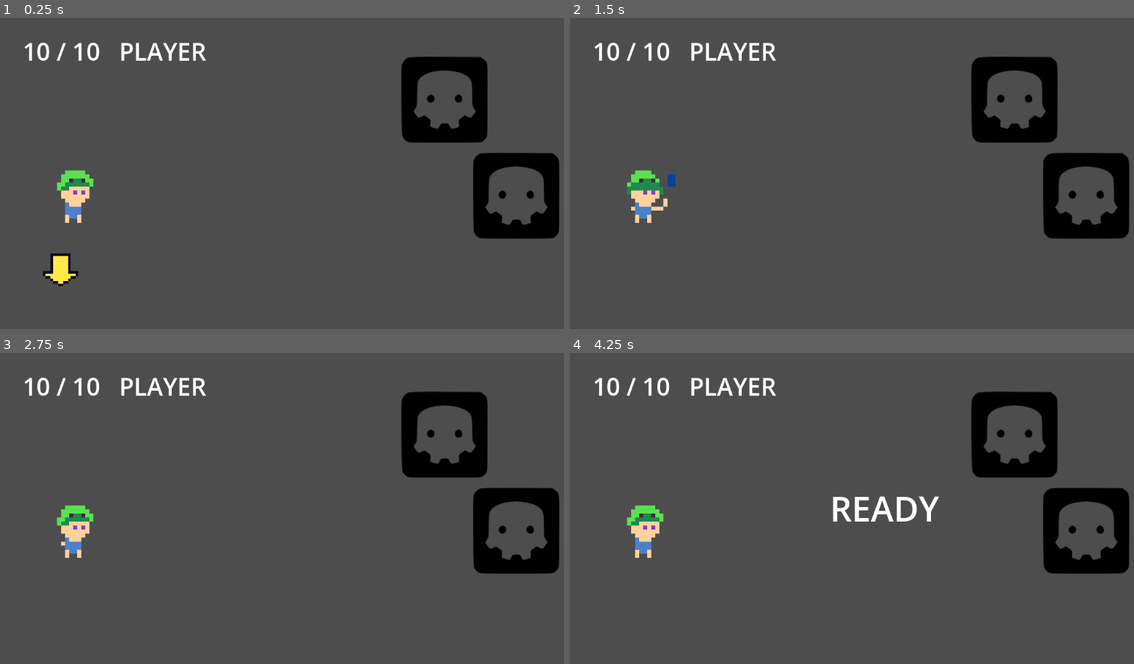
Above: before the commit, frames 1-4 (two rows, left to right).
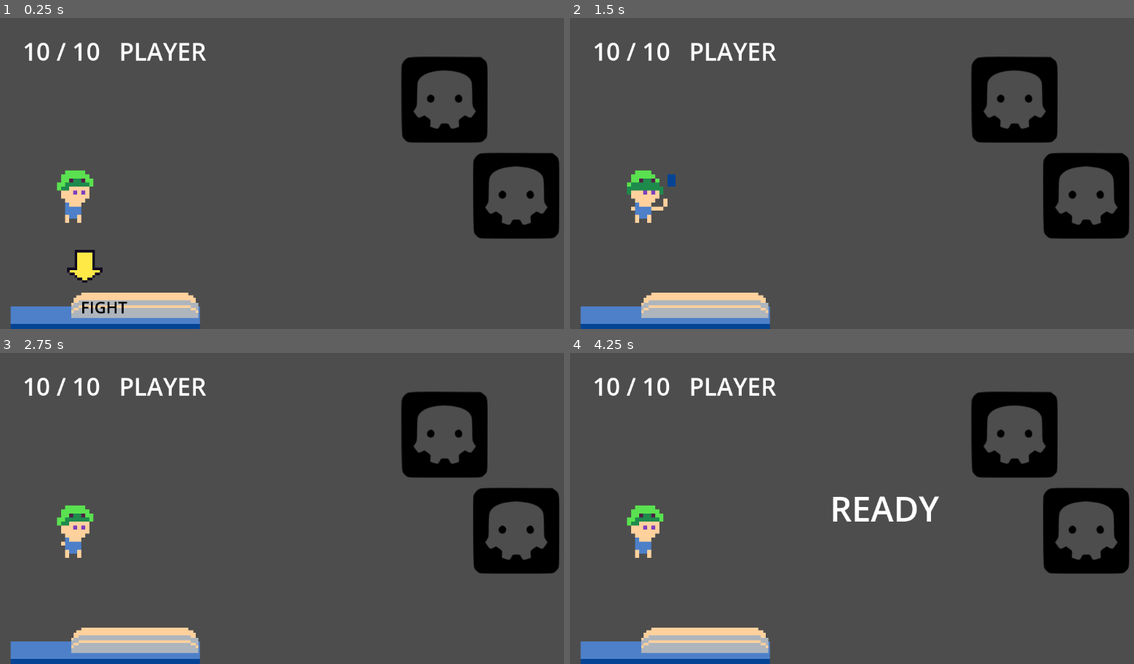
Above: after the commit, the same moments.

Repository: etherware-novice/timejam
Game: Godot game, scene res://scenes/battle_scene.tscn
Two runs of this game, one before a commit and one after it. Both use one fixed random seed, a clock stepped at 60 frames per second and the inputs below. The project has no main scene, so this scene is started directly.
Inputs:
- Up to frame 1 (0.25 s): no input
- Up to frame 2 (1.5 s): tap Enter (ui_accept) at 0.5, 0.77 s; hold Right (ui_right) 0.53-1.28 s; hold Down (ui_down) from 1.28 s (still down)
- Up to frame 3 (2.75 s): tap Enter (ui_accept) at 1.52 s; release Down (ui_down) at 2.03 s; hold Right (ui_right) from 2.03 s (still down)
- Up to frame 4 (4.25 s): release Right (ui_right) at 2.78 s; hold Up (ui_up) 2.78-3.53 s; tap Enter (ui_accept) at 3.02, 3.77 s; hold Left (ui_left) from 3.53 s (still down)

The runs differ from the first frame. In frame 1, 4.2% of the frame differs, in the area x 1-36%, y 74-100%; in frame 2, 3.4%; in frame 3, 3.4%; in frame 4, 3.4%.

Commit message:
menu flipper

Diff:
--- a/scenes/battle_scene.tscn
+++ b/scenes/battle_scene.tscn
@@ -7,6 +7,8 @@
 [ext_resource type="Texture2D" uid="uid://cgwu708v8w0c5" path="res://art/select.png" id="3_ohcfm"]
 [ext_resource type="Script" path="res://scripts/paddle.gd" id="5_owl22"]
 [ext_resource type="Script" path="res://scripts/VHSLine.gd" id="7_uvvar"]
+[ext_resource type="Texture2D" uid="uid://bv3nt2haiij2r" path="res://art/vhsControlBase.png" id="8_ctbdd"]
+[ext_resource type="Texture2D" uid="uid://diy4df1bd78dt" path="res://art/vhsControl.png" id="9_tstum"]
 
 [sub_resource type="AtlasTexture" id="AtlasTexture_gw37v"]
 atlas = ExtResource("2_10alu")
@@ -173,6 +175,89 @@
 [sub_resource type="RectangleShape2D" id="RectangleShape2D_b3dyt"]
 size = Vector2(32, 32.3183)
 
+[sub_resource type="AtlasTexture" id="AtlasTexture_qdy6v"]
+atlas = ExtResource("9_tstum")
+region = Rect2(0, 0, 64, 48)
+
+[sub_resource type="AtlasTexture" id="AtlasTexture_2bxqf"]
+atlas = ExtResource("9_tstum")
+region = Rect2(64, 0, 64, 48)
+
+[sub_resource type="AtlasTexture" id="AtlasTexture_vr6ac"]
+atlas = ExtResource("9_tstum")
+region = Rect2(128, 0, 64, 48)
+
+[sub_resource type="AtlasTexture" id="AtlasTexture_gkmmq"]
+atlas = ExtResource("9_tstum")
+region = Rect2(192, 0, 64, 48)
+
+[sub_resource type="AtlasTexture" id="AtlasTexture_aagm6"]
+atlas = ExtResource("9_tstum")
+region = Rect2(256, 0, 64, 48)
+
+[sub_resource type="AtlasTexture" id="AtlasTexture_flfex"]
+atlas = ExtResource("9_tstum")
+region = Rect2(0, 48, 64, 48)
+
+[sub_resource type="AtlasTexture" id="AtlasTexture_8aye7"]
+atlas = ExtResource("9_tstum")
+region = Rect2(64, 48, 64, 48)
+
+[sub_resource type="AtlasTexture" id="AtlasTexture_whnj5"]
+atlas = ExtResource("9_tstum")
+region = Rect2(128, 48, 64, 48)
+
+[sub_resource type="AtlasTexture" id="AtlasTexture_wyufy"]
+atlas = ExtResource("9_tstum")
+region = Rect2(192, 48, 64, 48)
+
+[sub_resource type="AtlasTexture" id="AtlasTexture_4h3cq"]
+atlas = ExtResource("9_tstum")
+region = Rect2(256, 48, 64, 48)
+
+[sub_resource type="SpriteFrames" id="SpriteFrames_s7vu2"]
+animations = [{
+"frames": [{
+"duration": 1.0,
+"texture": SubResource("AtlasTexture_qdy6v")
+}, {
+"duration": 1.0,
+"texture": SubResource("AtlasTexture_2bxqf")
+}, {
+"duration": 1.0,
+"texture": SubResource("AtlasTexture_vr6ac")
+}, {
+"duration": 1.0,
+"texture": SubResource("AtlasTexture_gkmmq")
+}, {
+"duration": 1.0,
+"texture": SubResource("AtlasTexture_aagm6")
+}],
+"loop": false,
+"name": &"flip",
+"speed": 5.0
+}, {
+"frames": [{
+"duration": 1.0,
+"texture": SubResource("AtlasTexture_flfex")
+}, {
+"duration": 1.0,
+"texture": SubResource("AtlasTexture_8aye7")
+}, {
+"duration": 1.0,
+"texture": SubResource("AtlasTexture_whnj5")
+}, {
+"duration": 1.0,
+"texture": SubResource("AtlasTexture_wyufy")
+}, {
+"duration": 1.0,
+"texture": SubResource("AtlasTexture_4h3cq")
+}],
+"loop": false,
+"name": &"flipDown",
+"speed": 5.0
+}]
+
 [node name="battleScene" type="Node2D"]
 script = ExtResource("1_kamkq")
 
@@ -233,10 +318,16 @@
 sprite_frames = SubResource("SpriteFrames_fu60n")
 
 [node name="main1" type="Marker2D" parent="."]
-position = Vector2(-456, 254)
+position = Vector2(-408, 247)
 
 [node name="main2" type="Marker2D" parent="."]
-position = Vector2(-347, 252)
+position = Vector2(-342, 248)
+
+[node name="main3" type="Marker2D" parent="."]
+position = Vector2(-276, 248)
+
+[node name="main4" type="Marker2D" parent="."]
+position = Vector2(-219, 248)
 
 [node name="paddlectrl" type="Node2D" parent="."]
 position = Vector2(-326, -284)
@@ -284,7 +375,8 @@
 theme_override_font_sizes/font_size = 68
 text = "READY
 "
-visible_ratio = -0.166667
+visible_characters = 0
+visible_ratio = 0.0
 
 [node name="VHSLine" type="Node2D" parent="."]
 script = ExtResource("7_uvvar")
@@ -302,8 +394,35 @@
 wait_time = 3.0
 one_shot = true
 
+[node name="VHSControl" type="TextureRect" parent="."]
+texture_filter = 1
+offset_left = -583.0
+offset_top = 152.0
+offset_right = -131.0
+offset_bottom = 491.0
+texture = ExtResource("8_ctbdd")
+
+[node name="flipper" type="AnimatedSprite2D" parent="VHSControl"]
+position = Vector2(279, 165)
+scale = Vector2(5.03125, 5.03125)
+sprite_frames = SubResource("SpriteFrames_s7vu2")
+animation = &"flipDown"
+
+[node name="flipperText" type="Label" parent="VHSControl"]
+texture_filter = 4
+layout_mode = 0
+offset_left = 167.0
+offset_top = 106.0
+offset_right = 373.0
+offset_bottom = 154.0
+theme_override_colors/font_color = Color(0, 0, 0, 1)
+theme_override_font_sizes/font_size = 32
+text = "FIGHT"
+text_overrun_behavior = 3
+
 [connection signal="finished" from="paddlectrl" to="." method="_on_paddlectrl_finished"]
 [connection signal="area_entered" from="paddlectrl/ball" to="." method="_on_ball_area_entered"]
 [connection signal="area_entered" from="paddlectrl/ball" to="paddlectrl" method="_on_ball_area_entered"]
 [connection signal="screen_exited" from="paddlectrl/ball/VisibleOnScreenNotifier2D" to="paddlectrl" method="_on_visible_on_screen_notifier_2d_screen_exited"]
 [connection signal="timeout" from="VHSLine/hpReset" to="VHSLine" method="_on_hp_reset_timeout"]
+[connection signal="animation_finished" from="VHSControl/flipper" to="." method="_on_flipper_animation_finished"]
--- a/scripts/battle_scene.gd
+++ b/scripts/battle_scene.gd
@@ -6,6 +6,7 @@
 var selectMark = []
 var selectTrack : set = _setSelectTrack
 var subMenu
+var mainMenuText = ["Fight", "Special", "Heal", "Run"]
 
 var turnOrder = []
 var subTurn = 99  # turn order index, set so high so the player always starts
@@ -82,8 +83,12 @@
 	if selectMark.size() > 1:
 		if event.is_action_pressed("ui_left",true):
 			selectIndex -= 1
+			$VHSControl/flipper.play("flip")
+			$VHSControl/flipperText.text = ""
 		elif event.is_action_pressed("ui_right",true):
 			selectIndex += 1
+			$VHSControl/flipper.play("flip")
+			$VHSControl/flipperText.text = ""
 
 	selectIndex = clamp(selectIndex, 0, max(selectMark.size() - 1, 0) )
 
@@ -142,3 +147,9 @@
 
 func _on_paddlectrl_finished():
 	nextTurn()
+
+
+func _on_flipper_animation_finished():
+	if subMenu != "main":
+		return
+	$VHSControl/flipperText.text = mainMenuText[selectIndex]
Binary file added: art/vhsControl.aseprite
Binary file added: art/vhsControl.png
Not shown, added: art/vhsControl.png.import
Binary file added: art/vhsControlBase.png
Not shown, added: art/vhsControlBase.png.import
Binary file added: art/vhsControlCardFlip.gif
Binary file added: art/vhsControlCardFlipDown.gif
Not shown: 1 places in scenes/battle_scene.tscn that only renumber resources
